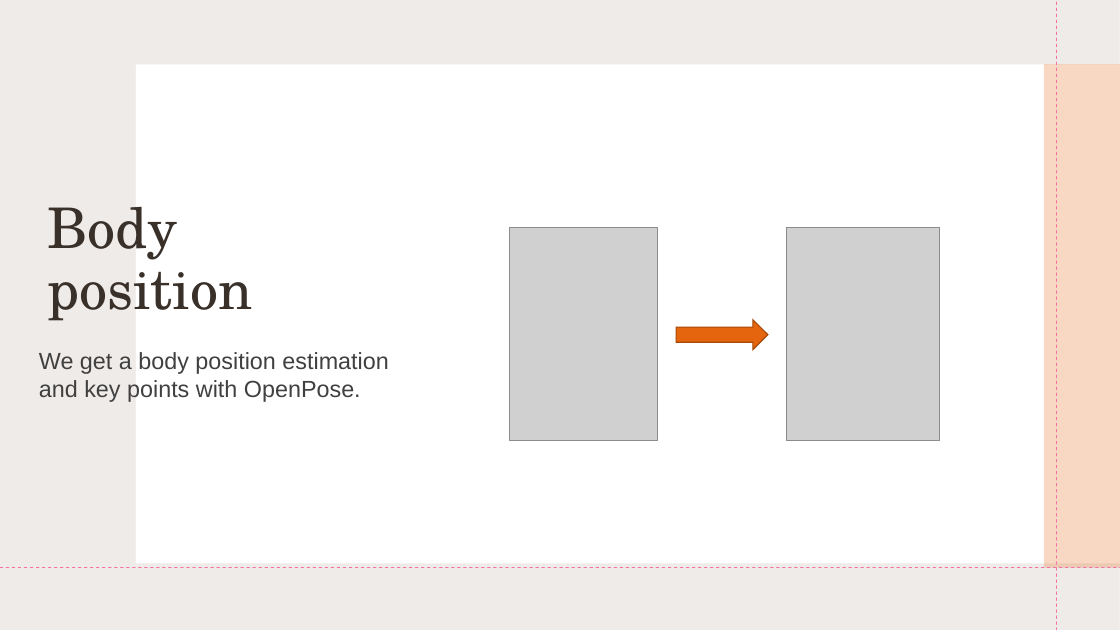
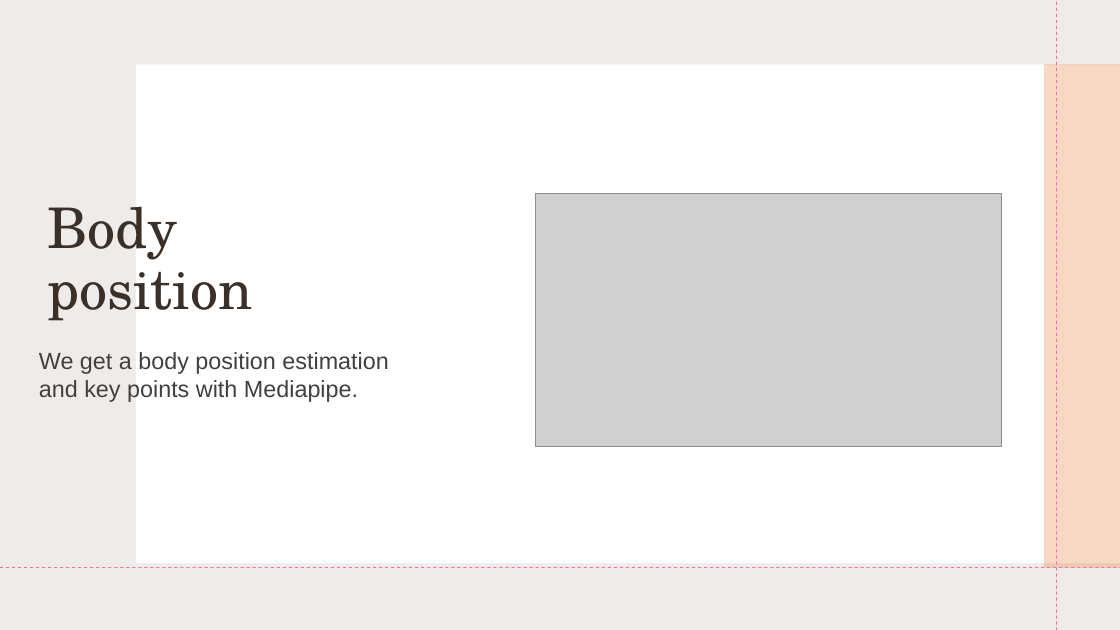
Before and after one commit to shirsneh/virtual_clothes_try_on_assistant, a slide deck: slide 9 of project presentation.pptx. Drawn at 1120x630 pixels with LibreOffice and Linux fonts; fonts in the diff are those of the drawing; grey boxes stand for pictures. Boxes give left, top, right and bottom in pixels: in the first picture for what was removed or moved away, otherwise in the second. Text is boxed around its words. In the diff, an @@ line names an element or a change of style, - is before the commit and + after.

```diff
--- a/project presentation.pptx
+++ b/project presentation.pptx
@@ picture added at (x1=535, y1=193, x2=1002, y2=446) @@
@@ picture removed at (x1=510, y1=228, x2=658, y2=440) @@
@@ picture removed at (x1=787, y1=228, x2=940, y2=440) @@
@@ right arrow removed at (x1=676, y1=320, x2=768, y2=350) @@
@@ subtitle at (x1=39, y1=352, x2=388, y2=402): text changed @@
-We get a body position estimation and key points with OpenPose.
+We get a body position estimation and key points with Mediapipe.
```
Also in this commit, not shown: 9 other slides changed, 3 slides added, 1 other file.
